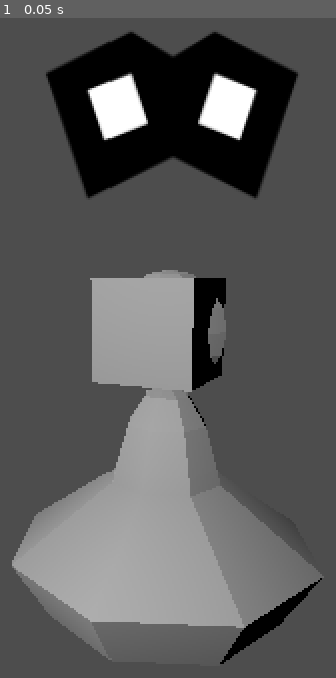
Above: before the commit, frame 1.
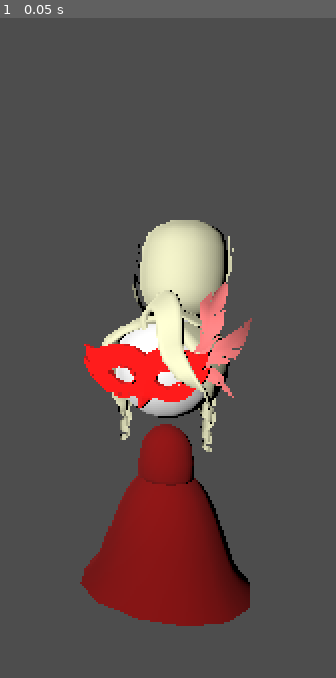
Above: after the commit, the same moment.

Repository: ladybunne/GGJ-2026
Game: Godot game, scene res://KaraStuff/TestScene.tscn
Two runs of this game, one before a commit and one after it. Both use one fixed random seed, a clock stepped at 60 frames per second and the inputs below. This scene is started directly instead of the project's main scene.
Inputs:
- Up to frame 1 (0.05 s): no input

The runs differ from the first frame. In frame 1, 42% of the frame differs, in the area x 3-97%, y 2-98%.

Commit message:
Add property randomisation to masks, tidy up clues

Diff:
--- a/KaraStuff/ClueManager.gd
+++ b/KaraStuff/ClueManager.gd
@@ -1,18 +1,40 @@
 # Keeps track of clues learned.
 class_name ClueManager extends Node3D
+
+var target_mask: MaskData :
+	get():
+		return MaskManager.target_mask
 
 @export var clues: Array[ClueData]
 @export var target_name: String = ""
 
+var last_preamble_string_index: int = -1
 var last_clue_string_index: int = -1
 
-func _init() -> void:
+func _ready() -> void:
 	# Pick a random target name.
 	target_name = Strings.TARGET_NAMES[RNG.rng.randi_range(0, Strings.TARGET_NAMES.size() - 1)]
 
 	# Generate a random clue and print it.
-	var clue = generate_new_clue()
-	print(format_clue_string(clue))
+	for i in range(1, 50):
+		var clue = generate_new_clue()
+		if clue != null:
+			print("{i} {clue}".format({
+				"i": i,
+				"clue": format_clue_string(clue)}
+			))
+		else:
+			print("{i} {noclue}".format({
+				"i": i,
+				"noclue": "No clue left to generate."
+			}))
+			print("Known mask: {colour} {pattern} {shape} mask with a {accessory}".format({
+				"colour": MaskData.MASK_COLOUR_NAMES[MaskData.MASK_COLOURS.find(target_mask.colour)],
+				"pattern": MaskData.MaskPattern.find_key(target_mask.pattern).to_lower(),
+				"shape": MaskData.MaskShape.find_key(target_mask.shape).to_lower(),
+				"accessory": MaskData.MaskAccessory.find_key(target_mask.accessory).to_lower()
+			}))
+			break
 
 func generate_new_clue() -> ClueData:
 	# Need to prevent useless clues.
@@ -23,26 +45,32 @@
 
 	# For each category...
 	for category in categories:
-
 		# Filter to only clues of that category.
 		var relevant_clues = clues.filter(func (clue: ClueData): return clue.clue_category == category)
 		# Compile a list of values that show up in clues of this category.
-		var existing_values = clues.map(func (clue: ClueData): return clue.clue_value)
+		var existing_values = relevant_clues.map(func (clue: ClueData): return clue.clue_value)
 
 		# If there's less than the total size of the category, it's available.
-		if existing_values.size() < get_array_for_clue_category(category).size():
-			available_categories.append(category)
+		#if existing_values.size() < get_array_for_clue_category(category).size():
+			#available_categories.append(category)
 
 		# Invert the existing values to get the available values.
-		var available_values = range(0, get_array_for_clue_category(category).size() - 1)
+		var available_values = range(0, get_array_for_clue_category(category).size())
 		for value in existing_values:
 			available_values.remove_at(available_values.find(value))
+
+		if available_values.size() > 0:
+			available_categories.append(category)
 
 		# Add them to the category availability dictionary.
 		available_clues_per_category[category] = available_values
 
-	# If no clues are available, just crash for now, we can do something else later.
-	assert(available_categories.size() > 0)
+	if available_categories.size() <= 0:
+		# No clues are available, so they should know the mask now.
+		return null
+
+	for testing_category in available_categories:
+		assert(available_clues_per_category[testing_category].size() > 0)
 
 	# Now, randomly pick an available category...
 	var chosen_category = available_categories[RNG.rng.randi_range(0, available_categories.size() - 1)]
@@ -56,11 +84,22 @@
 	if new_clue_string_index == last_clue_string_index:
 		new_clue_string_index = (new_clue_string_index + 1) % Strings.CLUE_FORMATS.size()
 
+	var new_preamble_string_index = RNG.rng.randi_range(0, Strings.CLUE_PREAMBLES.size() - 1)
+	if new_preamble_string_index == last_preamble_string_index:
+		new_preamble_string_index = (new_preamble_string_index + 1) % Strings.CLUE_PREAMBLES.size()
+
+	var new_clue_string = "{preamble} {actual_clue}".format({
+		"preamble": Strings.CLUE_PREAMBLES[new_preamble_string_index],
+		"actual_clue": Strings.CLUE_FORMATS[new_clue_string_index]
+	})
+
 	# Create the new clue.
-	var new_clue = ClueData.new(Strings.CLUE_FORMATS[new_clue_string_index], chosen_category, chosen_value)
+	var new_clue = ClueData.new(new_clue_string, chosen_category, chosen_value)
 
 	# Put the new clue in the clues array.
 	clues.append(new_clue)
+	last_clue_string_index = new_clue_string_index
+	last_preamble_string_index = new_preamble_string_index
 
 	# Finally...
 	return new_clue
--- a/KaraStuff/Dancer.gd
+++ b/KaraStuff/Dancer.gd
@@ -1,8 +1,33 @@
 class_name Dancer extends Node3D
 
-@onready var dress_scene: Node3D = $PrefabDress
-@onready var suit_scene: Node3D = $PrefabSuit
+@onready var dress_scene: Node3D = $P_CH_Dress
+@onready var suit_scene: Node3D = $P_CH_Suit
 @onready var mask: Mask = $Mask
+
+const HAIR_PREFABS: Array[PackedScene] = [
+	preload("res://Riley/Prefabs/Hairs & Hats/P_hairstyle_1.tscn"),
+	preload("res://Riley/Prefabs/Hairs & Hats/P_hairstyle_2.tscn"),
+	preload("res://Riley/Prefabs/Hairs & Hats/P_hairstyle_3.tscn"),
+	preload("res://Riley/Prefabs/Hairs & Hats/P_hairstyle_4.tscn"),
+]
+
+const HAT_PREFABS: Array[PackedScene] = [
+	preload("res://Riley/Prefabs/Hairs & Hats/P_hat_1.tscn"),
+	preload("res://Riley/Prefabs/Hairs & Hats/P_hat_2.tscn"),
+	preload("res://Riley/Prefabs/Hairs & Hats/P_hat_3.tscn"),
+]
+
+const HAIR_COLOURS: Array[Color] = [
+	Color("efefc6")
+]
+
+const HAT_COLOURS: Array[Color] = [
+	Color("634e3b")
+]
+
+var hair_hat_mesh: MeshInstance3D
+
+var attire_darken_factor = 0.4
 
 @export var mask_data: MaskData :
 	set(p_mask_data):
@@ -26,5 +51,34 @@
 
 func update_attire() -> void:
 	if dress_scene != null and suit_scene != null:
+		if hair_hat_mesh != null:
+			hair_hat_mesh.free()
+		if dress:
+			# Hair
+			hair_hat_mesh = HAIR_PREFABS[RNG.rng.randi_range(0, HAIR_PREFABS.size() - 1)].instantiate()
+			add_child(hair_hat_mesh)
+			# Colour
+			var skirt = $P_CH_Dress/skirt as MeshInstance3D
+			var skirt_material = skirt.material_override as StandardMaterial3D
+			skirt_material.albedo_color = mask_data.colour.darkened(attire_darken_factor)
+			var top = $P_CH_Dress/top as MeshInstance3D
+			var top_material = top.material_override as StandardMaterial3D
+			top_material.albedo_color = mask_data.colour.darkened(attire_darken_factor)
+			# Hair colour
+			var hair_material = StandardMaterial3D.new()
+			hair_material.albedo_color = HAIR_COLOURS[RNG.rng.randi_range(0, HAIR_COLOURS.size() - 1)]
+			hair_hat_mesh.material_override = hair_material
+		else:
+			# Hat
+			hair_hat_mesh = HAT_PREFABS[RNG.rng.randi_range(0, HAT_PREFABS.size() - 1)].instantiate()
+			add_child(hair_hat_mesh)
+			# Colour
+			var top = $P_CH_Suit/top as MeshInstance3D
+			var top_material = top.material_override as StandardMaterial3D
+			top_material.albedo_color = mask_data.colour.darkened(attire_darken_factor)
+			# Hat colour
+			var hat_material = StandardMaterial3D.new()
+			hat_material.albedo_color = HAT_COLOURS[RNG.rng.randi_range(0, HAT_COLOURS.size() - 1)]
+			hair_hat_mesh.material_override = hat_material
 		dress_scene.visible = dress
 		suit_scene.visible = !dress
--- a/KaraStuff/Dancer.tscn
+++ b/KaraStuff/Dancer.tscn
@@ -1,24 +1,22 @@
 [gd_scene format=3 uid="uid://b613d8bkeq1x3"]
 
 [ext_resource type="Script" uid="uid://6115myrtyh1t" path="res://KaraStuff/Dancer.gd" id="1_fq7e7"]
-[ext_resource type="PackedScene" uid="uid://ccvt1hoie5wd5" path="res://Prefab_Dress.tscn" id="2_batxx"]
-[ext_resource type="Resource" uid="uid://bjq5kjt4emxpy" path="res://KaraStuff/DefaultMaskData.tres" id="2_kgkpx"]
-[ext_resource type="PackedScene" uid="uid://4qxpglrm71ec" path="res://Prefab_Suit.tscn" id="3_rir6l"]
+[ext_resource type="PackedScene" uid="uid://dntbmcjyirvpx" path="res://Riley/Prefabs/Greybox Characters/P_CH_Dress.tscn" id="3_xnt0f"]
+[ext_resource type="PackedScene" uid="uid://cj7dxrjhfwac7" path="res://Riley/Prefabs/Greybox Characters/P_CH_Suit.tscn" id="4_ephid"]
 [ext_resource type="PackedScene" uid="uid://bc8eqeivoavv0" path="res://KaraStuff/Mask.tscn" id="4_rir6l"]
 [ext_resource type="Texture2D" uid="uid://n24j8y78cnra" path="res://KaraStuff/mask-billboard.svg" id="6_xnt0f"]
 
 [node name="Dancer" type="Node3D" unique_id=1651563437 groups=["Dancers"]]
 script = ExtResource("1_fq7e7")
-mask_data = ExtResource("2_kgkpx")
 
-[node name="PrefabDress" parent="." unique_id=473968745 instance=ExtResource("2_batxx")]
+[node name="P_CH_Dress" parent="." unique_id=812184224 instance=ExtResource("3_xnt0f")]
 
-[node name="PrefabSuit" parent="." unique_id=266672214 instance=ExtResource("3_rir6l")]
+[node name="P_CH_Suit" parent="." unique_id=433646065 instance=ExtResource("4_ephid")]
 
 [node name="Mask" parent="." unique_id=527544622 instance=ExtResource("4_rir6l")]
-transform = Transform3D(1, 0, 0, 0, 1, 0, 0, 0, 1, 0, 1.45, 0.10559523)
 
 [node name="MaskSprite" type="Sprite3D" parent="." unique_id=1222287649]
 transform = Transform3D(1, 0, 0, 0, 1, 0, 0, 0, 1, 0, 2.4650457, 0)
+visible = false
 billboard = 1
 texture = ExtResource("6_xnt0f")
--- a/KaraStuff/Mask.gd
+++ b/KaraStuff/Mask.gd
@@ -1,6 +1,25 @@
 class_name Mask extends Node3D
 
-@onready var mesh: MeshInstance3D = $MeshInstance3D
+var mask_prefab: MeshInstance3D
+
+const MASK_PREFABS: Array[PackedScene] = [
+	preload("res://Riley/Prefabs/Masks/P_mask_1.tscn"),
+	preload("res://Riley/Prefabs/Masks/P_mask_2.tscn"),
+	preload("res://Riley/Prefabs/Masks/P_mask_3.tscn"),
+	preload("res://Riley/Prefabs/Masks/P_mask_4.tscn"),
+	preload("res://Riley/Prefabs/Masks/P_mask_5.tscn"),
+	preload("res://Riley/Prefabs/Masks/P_mask_6.tscn"),
+	preload("res://Riley/Prefabs/Masks/P_mask_7.tscn")
+]
+
+var accessory_prefab: MeshInstance3D
+
+const ACCESSORY_PREFABS: Array[PackedScene] = [
+	preload("res://Riley/Prefabs/Accessories/P_accessories_feather.tscn"),
+	preload("res://Riley/Prefabs/Accessories/P_accessories_flower.tscn"),
+	preload("res://Riley/Prefabs/Accessories/P_accessories_gem.tscn"),
+	preload("res://Riley/Prefabs/Accessories/P_accessories_teardrop.tscn")
+]
 
 @export var mask_data: MaskData :
 	set(p_mask_data):
@@ -12,6 +31,27 @@
 	update_appearance()
 
 func update_appearance() -> void:
-	if mesh == null || mask_data == null:
+	if mask_data == null:
 		return
-	mesh.mesh = BoxMesh.new()
+
+	# Shape
+	if mask_prefab != null:
+		mask_prefab.free()
+	mask_prefab = MASK_PREFABS[mask_data.shape].instantiate()
+	add_child(mask_prefab)
+
+	# Accessory
+	if accessory_prefab != null:
+		accessory_prefab.free()
+	accessory_prefab = ACCESSORY_PREFABS[mask_data.accessory].instantiate()
+	add_child(accessory_prefab)
+
+	# Colour
+	var mask_material = StandardMaterial3D.new()
+	mask_material.albedo_color = mask_data.colour
+	for child in mask_prefab.get_children(true):
+		child.material_override = mask_material
+
+	var accessory_material = StandardMaterial3D.new()
+	accessory_material.albedo_color = mask_data.colour.lightened(0.5)
+	accessory_prefab.material_override = accessory_material
--- a/KaraStuff/Mask.tscn
+++ b/KaraStuff/Mask.tscn
@@ -2,11 +2,5 @@
 
 [ext_resource type="Script" uid="uid://coamyc0rh714t" path="res://KaraStuff/Mask.gd" id="1_eho3e"]
 
-[sub_resource type="SphereMesh" id="SphereMesh_eho3e"]
-
 [node name="Mask" type="Node3D" unique_id=527544622]
 script = ExtResource("1_eho3e")
-
-[node name="MeshInstance3D" type="MeshInstance3D" parent="." unique_id=697830735]
-transform = Transform3D(0.5, 0, 0, 0, 0.5, 0, 0, 0, 0.5, 0, 0, 0)
-mesh = SubResource("SphereMesh_eho3e")
--- a/KaraStuff/MaskData.gd
+++ b/KaraStuff/MaskData.gd
@@ -8,19 +8,19 @@
 #
 # Enum names will get converted to lowercase, which should be fine.
 
-const MASK_COLOURS: Array[Color] = [Color.WHITE, Color.RED, Color.BLUE, Color.ORANGE]
-const MASK_COLOUR_NAMES: Array[String] = ["white", "red", "blue", "orange"]
+const MASK_COLOURS: Array[Color] = [Color.BEIGE, Color.RED, Color.BLUE, Color.ORANGE, Color.PURPLE]
+const MASK_COLOUR_NAMES: Array[String] = ["beige", "red", "blue", "orange", "purple"]
 
 @export_color_no_alpha var colour: Color = Color.WHITE
 
-enum MaskPattern { PLAIN, STRIPES, SPOTS }
+enum MaskPattern { PLAIN, STRIPED, SPOTTED }
 @export var pattern: MaskPattern = MaskPattern.PLAIN
 
-enum MaskShape { HEAD, FACE, HALFFACE }
-@export var shape: MaskShape = MaskShape.FACE
+enum MaskShape { BUTTERFLY, WINGED, EARED, OVAL, HEART, SHIELD, HALF }
+@export var shape: MaskShape = MaskShape.BUTTERFLY
 
-enum MaskAccessory { VARIANT_1, VARIANT_2, VARIANT_3 }
-@export var accessory: MaskAccessory = MaskAccessory.VARIANT_1
+enum MaskAccessory { FEATHER, FLOWER, GEM, TEARDROP }
+@export var accessory: MaskAccessory = MaskAccessory.FEATHER
 
 # Decided not to add attire (suit vs dress) as it's more fun for
 # that to just be flavour, rather than
--- a/KaraStuff/MaskManager.gd
+++ b/KaraStuff/MaskManager.gd
@@ -1,5 +1,7 @@
 # Manager to create permutations of masks.
 class_name MaskManager extends Node3D
+
+static var target_mask: MaskData
 
 # Called when the node enters the scene tree for the first time.
 func _ready() -> void:
@@ -19,6 +21,10 @@
 
 	# For each dancer, get a random permutation.
 	permutations.shuffle()
+
+	target_mask = permutations[RNG.rng.randi_range(0, dancers.size())]
+	target_mask = permutations[0]
+
 	for i in range(0, dancers.size()):
 		dancers[i].mask_data = permutations[i]
 
--- a/KaraStuff/Strings.gd
+++ b/KaraStuff/Strings.gd
@@ -12,11 +12,30 @@
 # where it'll forcibly pick a different clue if it randomly rolls
 # the same string twice in a row.
 
+# Could possibly rewrite the clue format such that it has a preamble and a clue.
+
+const CLUE_PREAMBLES = [
+	"{name} looks so cool tonight!",
+	"Doesn't {name} have a breathtaking presence?",
+	"Oh, hello! Lovely to see you here! Have you come across {name} yet? They look so fetching!",
+	"Such a marvelous party! Truly, {name} is the star of the show!",
+	"I can't take my eyes off {name}! How ravishing!"
+]
+
 # Need to rewrite clue format to negate, not confirm.
 const CLUE_FORMATS = [
-	"{name} looks so cool tonight! I love their mask's {value} {category}!",
-	"Doesn't {name} have a breathtaking presence? In particular, I adore the {value} {category} of their mask.",
-	"Oh, hello! Lovely to see you here! Have you come across {name} yet? They look so fetching! They really stand out with their mask's {value} {category}."
+	"Their mask didn't have a {value} {category} - a bold choice.",
+	"I was surprised that their mask's {category} wasn't {value}!",
+	"I don't remember exactly what their mask looked like, but I remember distinctly it didn't have a {value} {category}.",
+	"Their mask? All I know is that its {category} wasn't {value}.",
+	"That mask of theirs looked expensive. Can't remember exactly, but I think its {category} wasn't {value}.",
+]
+
+# Not used yet. If we have time.
+const AFFIRMATIVE_CLUE_FORMATS = [
+	"I love their mask's {value} {category}!",
+	"In particular, I adore the {value} {category} of their mask.",
+	"They really stand out with their mask's {value} {category}."
 ]
 
 # Currently unused, but can be wired up if we end up getting informants implemented.
--- a/Riley/Prefabs/Greybox Characters/P_CH_Dress.tscn
+++ b/Riley/Prefabs/Greybox Characters/P_CH_Dress.tscn
@@ -34,6 +34,8 @@
 blend_shape_mode = 0
 shadow_mesh = SubResource("ArrayMesh_sbgrq")
 
+[sub_resource type="StandardMaterial3D" id="StandardMaterial3D_vw35s"]
+
 [sub_resource type="StandardMaterial3D" id="StandardMaterial3D_ilraj"]
 
 [sub_resource type="ArrayMesh" id="ArrayMesh_c4yiv"]
@@ -67,6 +69,8 @@
 }]
 blend_shape_mode = 0
 shadow_mesh = SubResource("ArrayMesh_c4yiv")
+
+[sub_resource type="StandardMaterial3D" id="StandardMaterial3D_xh77y"]
 
 [sub_resource type="StandardMaterial3D" id="StandardMaterial3D_film5"]
 
@@ -110,8 +114,10 @@
 
 [node name="skirt" type="MeshInstance3D" parent="." unique_id=1039361621]
 transform = Transform3D(100, 0, 0, 0, -1.1920929e-05, 99.99999, 0, -99.99999, -1.1920929e-05, 0, 0, 0)
+material_override = SubResource("StandardMaterial3D_vw35s")
 mesh = SubResource("ArrayMesh_gjllf")
 
 [node name="top" type="MeshInstance3D" parent="." unique_id=1979620351]
 transform = Transform3D(100, 0, 0, 0, -1.1920929e-05, 99.99999, 0, -99.99999, -1.1920929e-05, 0, 0, 0)
+material_override = SubResource("StandardMaterial3D_xh77y")
 mesh = SubResource("ArrayMesh_t5rtx")
--- a/Riley/Prefabs/Greybox Characters/P_CH_Suit.tscn
+++ b/Riley/Prefabs/Greybox Characters/P_CH_Suit.tscn
@@ -34,6 +34,9 @@
 blend_shape_mode = 0
 shadow_mesh = SubResource("ArrayMesh_q1sou")
 
+[sub_resource type="StandardMaterial3D" id="StandardMaterial3D_1b3ty"]
+albedo_color = Color(0.14336668, 0.136, 0.17, 1)
+
 [sub_resource type="StandardMaterial3D" id="StandardMaterial3D_2lfe2"]
 
 [sub_resource type="ArrayMesh" id="ArrayMesh_ldlpm"]
@@ -68,6 +71,9 @@
 blend_shape_mode = 0
 shadow_mesh = SubResource("ArrayMesh_ldlpm")
 
+[sub_resource type="StandardMaterial3D" id="StandardMaterial3D_t4hfv"]
+albedo_color = Color(0.36, 0.24372002, 0.15480001, 1)
+
 [sub_resource type="StandardMaterial3D" id="StandardMaterial3D_t2hr1"]
 
 [sub_resource type="ArrayMesh" id="ArrayMesh_rujrr"]
@@ -101,6 +107,8 @@
 }]
 blend_shape_mode = 0
 shadow_mesh = SubResource("ArrayMesh_rujrr")
+
+[sub_resource type="StandardMaterial3D" id="StandardMaterial3D_s840y"]
 
 [sub_resource type="StandardMaterial3D" id="StandardMaterial3D_7uxfv"]
 
@@ -144,12 +152,15 @@
 
 [node name="pants" type="MeshInstance3D" parent="." unique_id=691936718]
 transform = Transform3D(100, 0, 0, 0, -1.1920929e-05, 99.99999, 0, -99.99999, -1.1920929e-05, 0, 0, 0)
+material_override = SubResource("StandardMaterial3D_1b3ty")
 mesh = SubResource("ArrayMesh_i1xdh")
 
 [node name="shoes" type="MeshInstance3D" parent="." unique_id=955245012]
 transform = Transform3D(100, 0, 0, 0, -1.1920929e-05, 99.99999, 0, -99.99999, -1.1920929e-05, 0, 0, 0)
+material_override = SubResource("StandardMaterial3D_t4hfv")
 mesh = SubResource("ArrayMesh_w73db")
 
 [node name="top" type="MeshInstance3D" parent="." unique_id=198486975]
 transform = Transform3D(100, 0, 0, 0, -1.1920929e-05, 99.99999, 0, -99.99999, -1.1920929e-05, 0, 0, 0)
+material_override = SubResource("StandardMaterial3D_s840y")
 mesh = SubResource("ArrayMesh_xx6wj")
